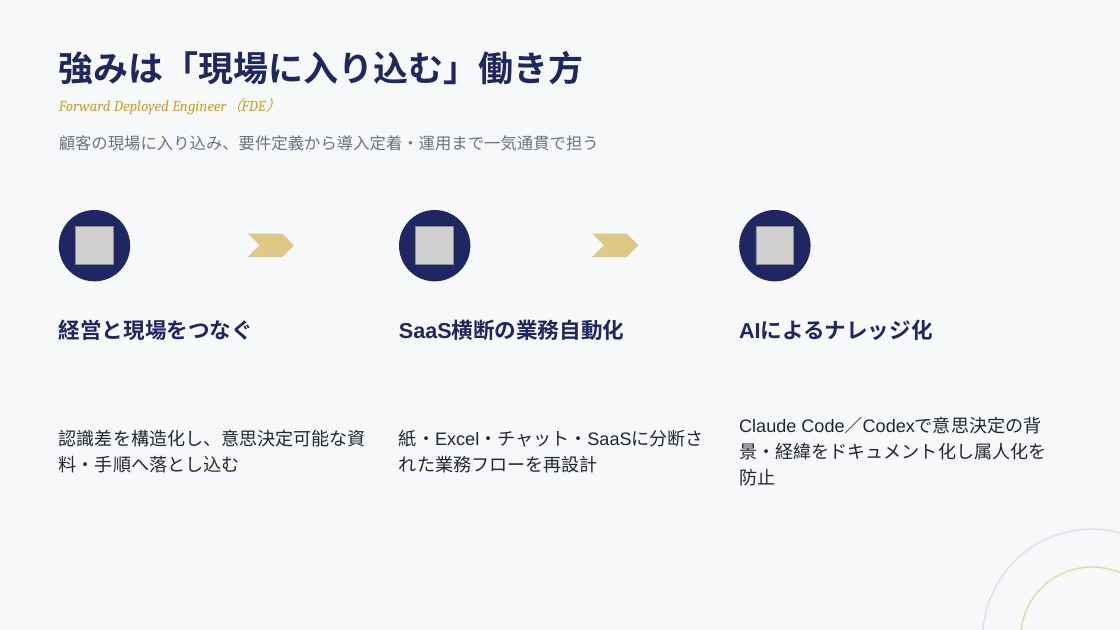
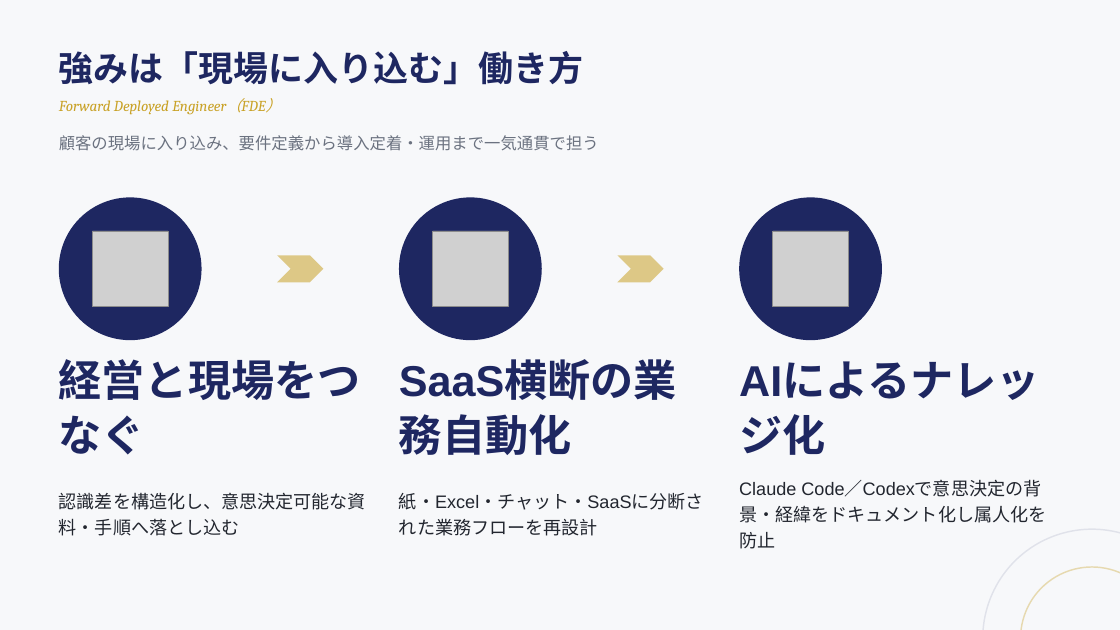
Before and after one commit to hioguitar/practice_20250730, a slide deck: slide 4 of 03_carrire/ポートフォリオ/日置俊行_ポートフォリオ.pptx. Drawn at 1120x630 pixels with LibreOffice and Linux fonts; fonts in the diff are those of the drawing; grey boxes stand for pictures. Boxes give left, top, right and bottom in pixels: in the first picture for what was removed or moved away, otherwise in the second. Text is boxed around its words. In the diff, an @@ line names an element or a change of style, - is before the commit and + after.

```diff
--- a/03_carrire/ポートフォリオ/日置俊行_ポートフォリオ.pptx
+++ b/03_carrire/ポートフォリオ/日置俊行_ポートフォリオ.pptx
@@ ellipse: place and size @@
-ellipse at [59, 210, 130, 281]
+ellipse at [59, 197, 202, 340]
@@ ellipse: place and size @@
-ellipse at [399, 210, 471, 281]
+ellipse at [399, 197, 542, 340]
@@ ellipse: place and size @@
-ellipse at [739, 210, 811, 281]
+ellipse at [739, 197, 882, 340]
@@ picture: place and size @@
-picture at [76, 227, 113, 265]
+picture at [92, 231, 168, 307]
@@ picture: place and size @@
-picture at [416, 227, 454, 265]
+picture at [433, 231, 508, 307]
@@ picture: place and size @@
-picture at [756, 227, 794, 265]
+picture at [773, 231, 849, 307]
@@ chevron: place and size @@
-chevron at [248, 234, 294, 257]
+chevron at [277, 255, 323, 282]
@@ chevron: place and size @@
-chevron at [592, 234, 639, 257]
+chevron at [618, 255, 664, 282]
@@ text "経営と現場をつなぐ": place and size @@
-text "経営と現場をつなぐ" at [59, 319, 253, 340]
+text "経営と現場をつなぐ" at [59, 359, 361, 455]
@@ text "SaaS横断の業務自動化": place and size @@
-text "SaaS横断の業務自動化" at [399, 321, 624, 343]
+text "SaaS横断の業務自動化" at [399, 357, 714, 454]
@@ size 18.5 to 37 pt; line spacing 1 to 1.05 in 3 elements at [59, 359, 361, 455], [399, 357, 714, 454], [739, 357, 1054, 454] @@
@@ text "AIによるナレッジ化": place and size @@
-text "AIによるナレッジ化" at [739, 321, 932, 340]
+text "AIによるナレッジ化" at [739, 357, 1054, 454]
@@ text "認識差を構造化し、意思決定可能な資料・手順へ落とし込む": place and size @@
-text "認識差を構造化し、意思決定可能な資料・手順へ落とし込む" at [59, 429, 366, 473]
+text "認識差を構造化し、意思決定可能な資料・手順へ落とし込む" at [59, 492, 366, 536]
@@ text "紙・Excel・チャット・SaaSに分断された業務フローを再設計": place and size @@
-text "紙・Excel・チャット・SaaSに分断された業務フローを再設計" at [399, 430, 704, 447]
+text "紙・Excel・チャット・SaaSに分断された業務フローを再設計" at [399, 493, 704, 510]
@@ text "Claude Code／Codexで意思決定の背景・経緯をドキュメント化し属人化を防止": place and size @@
-text "Claude Code／Codexで意思決定の背景・経緯をドキュメント化し属人化を防止" at [739, 418, 1046, 486]
+text "Claude Code／Codexで意思決定の背景・経緯をドキュメント化し属人化を防止" at [739, 481, 1046, 549]
```
Also in this commit, not shown: 1 other slide changed, 2 other files.
